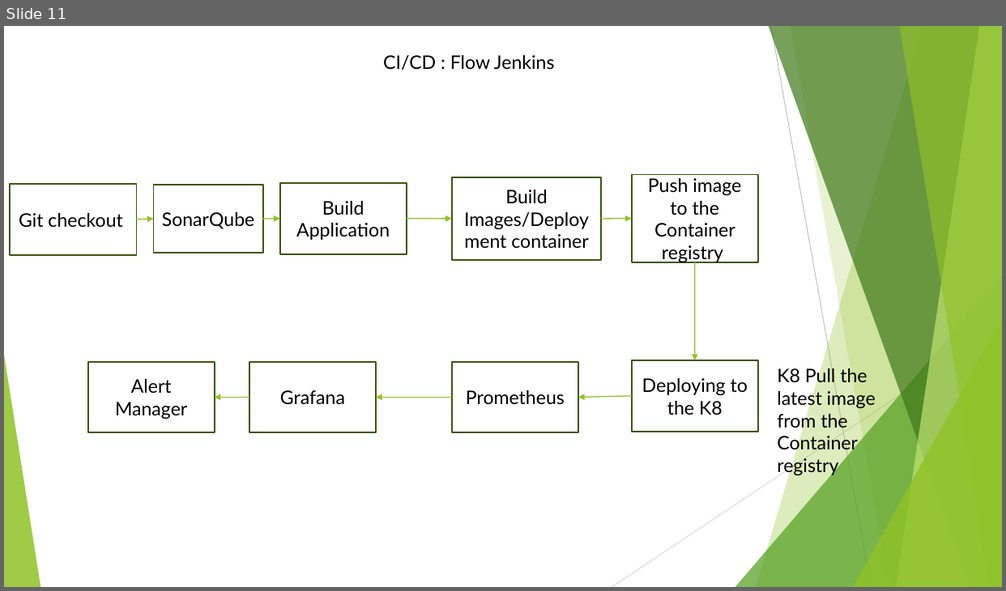
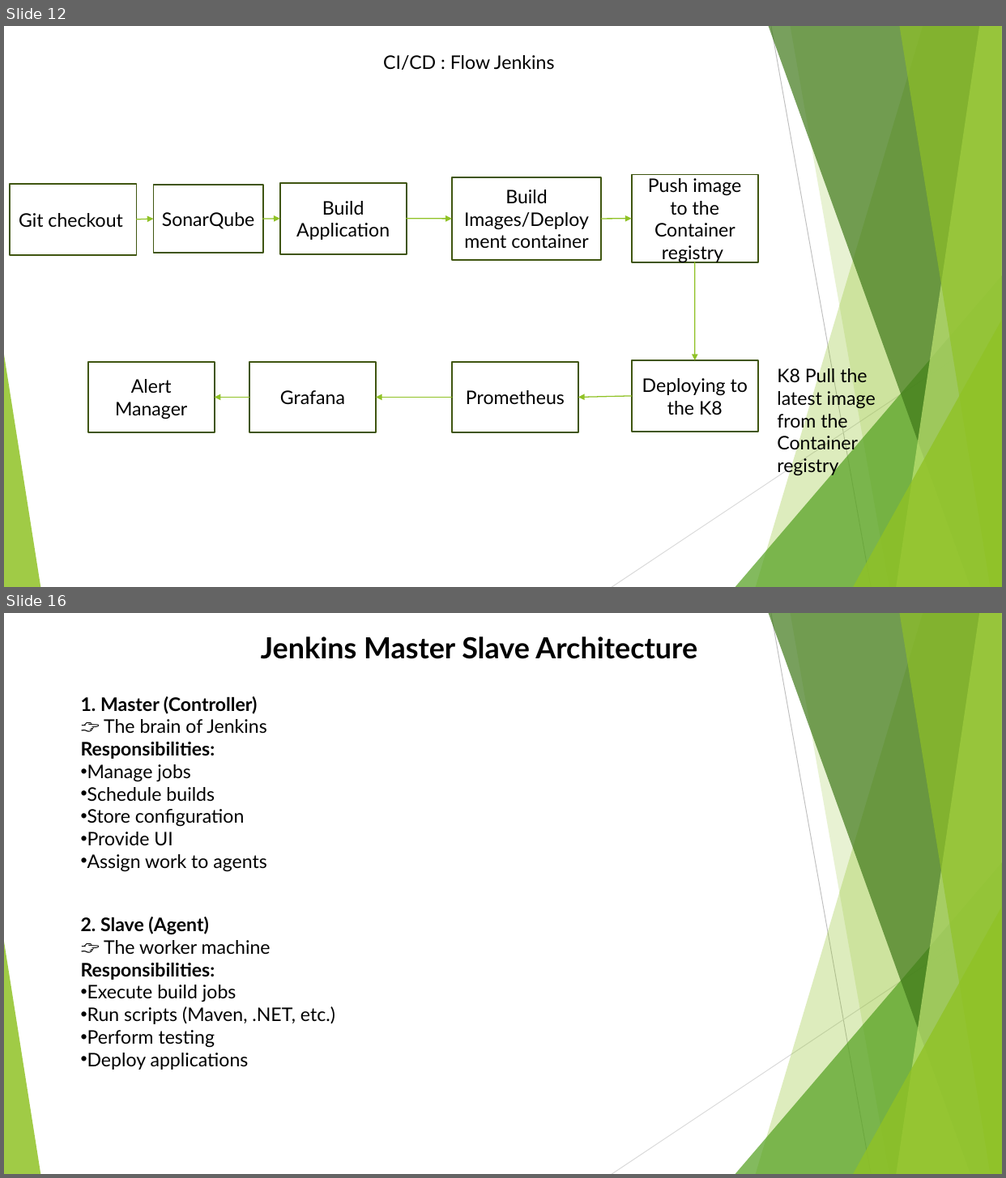
Before and after one commit to Mephist0phele/DevOps-Prep, a slide deck: DevOps PPT.pptx. Shown one above the other, each under a label of ours: slide 11 before the commit, slides 12 and 16 after it; the slides between them are not shown. The pictures are 1006x591 and 1006x1178 pixels, drawn with LibreOffice and Linux fonts; fonts in the diff are those of the drawing. Boxes give left, top, right and bottom in pixels: in the first picture for what was removed or moved away, otherwise in the second. Text is boxed around its words. In the diff, an @@ line names an element or a change of style, - is before the commit and + after.

```diff
--- a/DevOps PPT.pptx
+++ b/DevOps PPT.pptx
@@ slide 16 added at bbox=[4, 613, 1002, 1174], background #FFFFFF; not listed: 10 template elements that a slide beside it also shows @@
@@ text added at bbox=[261, 636, 697, 659], 28 pt, text #000000, bold @@
+Jenkins Master Slave Architecture
@@ text added at bbox=[81, 696, 267, 872], 18 pt, text #000000 @@
+1. Master (Controller)
+👉 The brain of Jenkins
+Responsibilities:
+• Manage jobs
+• Schedule builds
+• Store configuration
+• Provide UI
+• Assign work to agents
@@ text added at bbox=[81, 917, 335, 1070], 18 pt, text #000000 @@
+2. Slave (Agent)
+👉 The worker machine
+Responsibilities:
+• Execute build jobs
+• Run scripts (Maven, .NET, etc.)
+• Perform testing
+• Deploy applications
@@ what was slide 11 is now slide 12 @@
```
Also in this commit, not shown: 6 slides changed, 5 other slides added, 1 slide removed.
